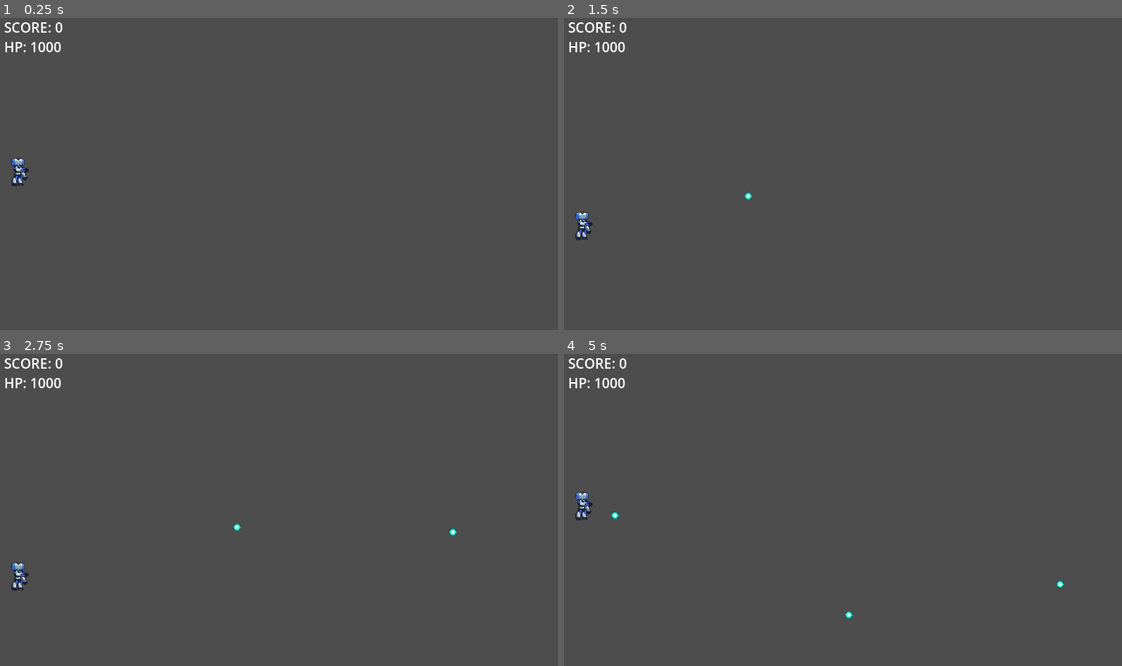
Above: before the commit, frames 1-4 (two rows, left to right).
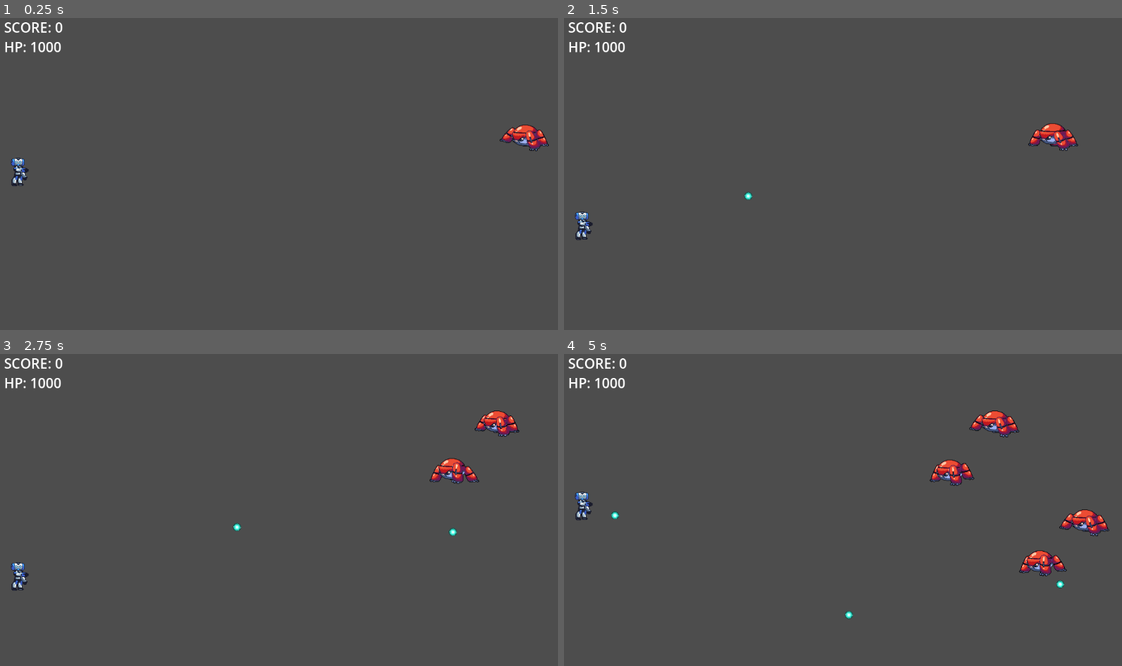
Above: after the commit, the same moments.

Repository: LLJacke/godot_demo
Game: Godot game, scene res://main_scene.tscn
Two runs of this game, one before a commit and one after it. Both use one fixed random seed, a clock stepped at 60 frames per second and the inputs below.
Inputs:
- Up to frame 1 (0.25 s): no input
- Up to frame 2 (1.5 s): hold Right (move_right) 0.53-1.28 s; hold Left (move_left) from 1.28 s (still down)
- Up to frame 3 (2.75 s): release Left (move_left) at 2.03 s; hold Right (move_right) from 2.03 s (still down)
- Up to frame 4 (5 s): release Right (move_right) at 3.53 s; hold Left (move_left) from 3.53 s (still down)

The runs differ from the first frame. In frame 1, 0.4% of the frame differs, in the area x 89-99%, y 34-43%; in frame 2, 0.5%; in frame 3, 0.9%; in frame 4, 1.8%, in the area x 65-98%, y 18-72%.
Error before the commit: Parse Error: Class "Enemy" hides a global script class. (res://src/Enemy.gd:1)

Commit message:
Enemy类改名EnemyBase

Diff:
--- a/resource/enemy/enemy.tscn
+++ b/resource/enemy/enemy.tscn
@@ -1,6 +1,6 @@
 [gd_scene load_steps=10 format=3 uid="uid://dw1pavn2rbryf"]
 
-[ext_resource type="Script" path="res://src/Enemy.gd" id="1_nbqhs"]
+[ext_resource type="Script" path="res://src/EnemyBase.gd" id="1_s7kal"]
 [ext_resource type="Texture2D" uid="uid://dysckovoyh3pk" path="res://resource/enemy/enemy.webp" id="2_0i8aa"]
 
 [sub_resource type="RectangleShape2D" id="RectangleShape2D_2j7sb"]
@@ -159,7 +159,7 @@
 collision_layer = 2
 collision_mask = 4
 motion_mode = 1
-script = ExtResource("1_nbqhs")
+script = ExtResource("1_s7kal")
 
 [node name="Sprite2D" type="Sprite2D" parent="."]
 texture = ExtResource("2_0i8aa")
--- a/resource/enemy/enemy2.tscn
+++ b/resource/enemy/enemy2.tscn
@@ -1,6 +1,6 @@
 [gd_scene load_steps=10 format=3 uid="uid://b5in73f6ot1lu"]
 
-[ext_resource type="Script" path="res://src/Enemy.gd" id="1_lbmaw"]
+[ext_resource type="Script" path="res://src/EnemyBase.gd" id="1_rqnhc"]
 [ext_resource type="Texture2D" uid="uid://dysckovoyh3pk" path="res://resource/enemy/enemy.webp" id="2_4j3q2"]
 
 [sub_resource type="RectangleShape2D" id="RectangleShape2D_2j7sb"]
@@ -159,7 +159,7 @@
 collision_layer = 2
 collision_mask = 4
 motion_mode = 1
-script = ExtResource("1_lbmaw")
+script = ExtResource("1_rqnhc")
 hp_limit = 300
 score = 100
 damage = 100
--- a/src/AttackArea.gd
+++ b/src/AttackArea.gd
@@ -5,7 +5,7 @@
 
 func _on_body_entered(body):
 	# 当物体进入区域时，将其添加到数组中
-	if body is Enemy:
+	if body is EnemyBase:
 		enemy_in_area.append(body)
 
 func _on_body_exited(body):
--- a/src/DefendArea.gd
+++ b/src/DefendArea.gd
@@ -2,5 +2,5 @@
 
 func _on_body_entered(body):
 	# 当物体进入区域时，将其添加到数组中
-	if body is Enemy:
-		(body as Enemy).set_attack_state()
+	if body is EnemyBase:
+		(body as EnemyBase).set_attack_state()
--- a/src/enemy.gd
+++ b/src/EnemyBase.gd
@@ -1,4 +1,4 @@
-class_name Enemy extends CharacterBody2D
+class_name EnemyBase extends CharacterBody2D
 
 enum State {
 	WALKING,
--- a/src/EnemyCreator.gd
+++ b/src/EnemyCreator.gd
@@ -34,7 +34,7 @@
 	var clazz = ENEMY_SCENE
 	if randf() < 0.1:
 		clazz = ENEMY_SCENE_2
-	var enemy = clazz.instantiate() as Enemy
+	var enemy = clazz.instantiate() as EnemyBase
 	enemy.global_position = global_position
 	enemy.global_position.y = randf_range(100, screen_size.y - 30)
 	#enemy.linear_velocity = Vector2(-1 * ENEMY_VELOCITY, 0.0)
--- a/src/bullet.gd
+++ b/src/bullet.gd
@@ -8,9 +8,9 @@
 
 
 func _on_body_entered(body: Node) -> void:
-	if body is Enemy:
+	if body is EnemyBase:
 		linear_velocity = Vector2(0,0)
-		(body as Enemy).change_hp(-PlayerInfo.damage)
+		(body as EnemyBase).change_hp(-PlayerInfo.damage)
 
 		collision_layer = 0
 		collision_mask = 0
